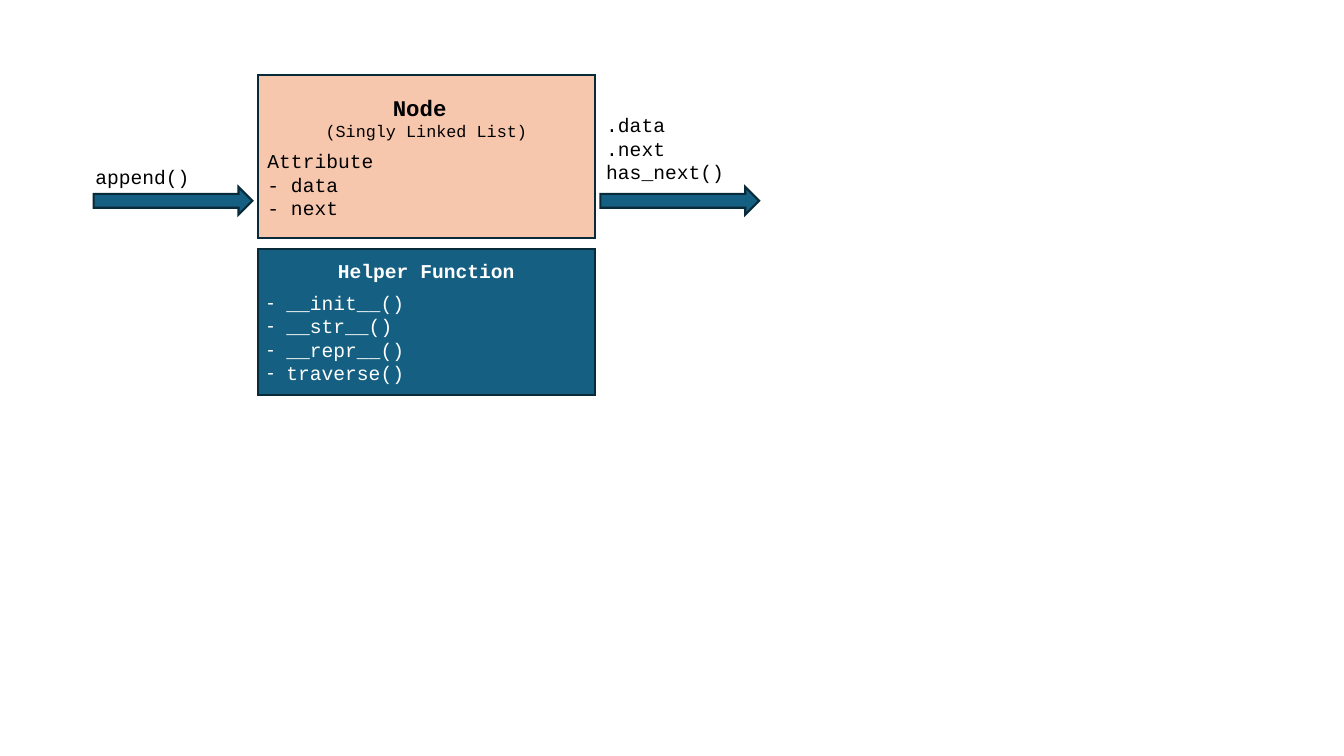
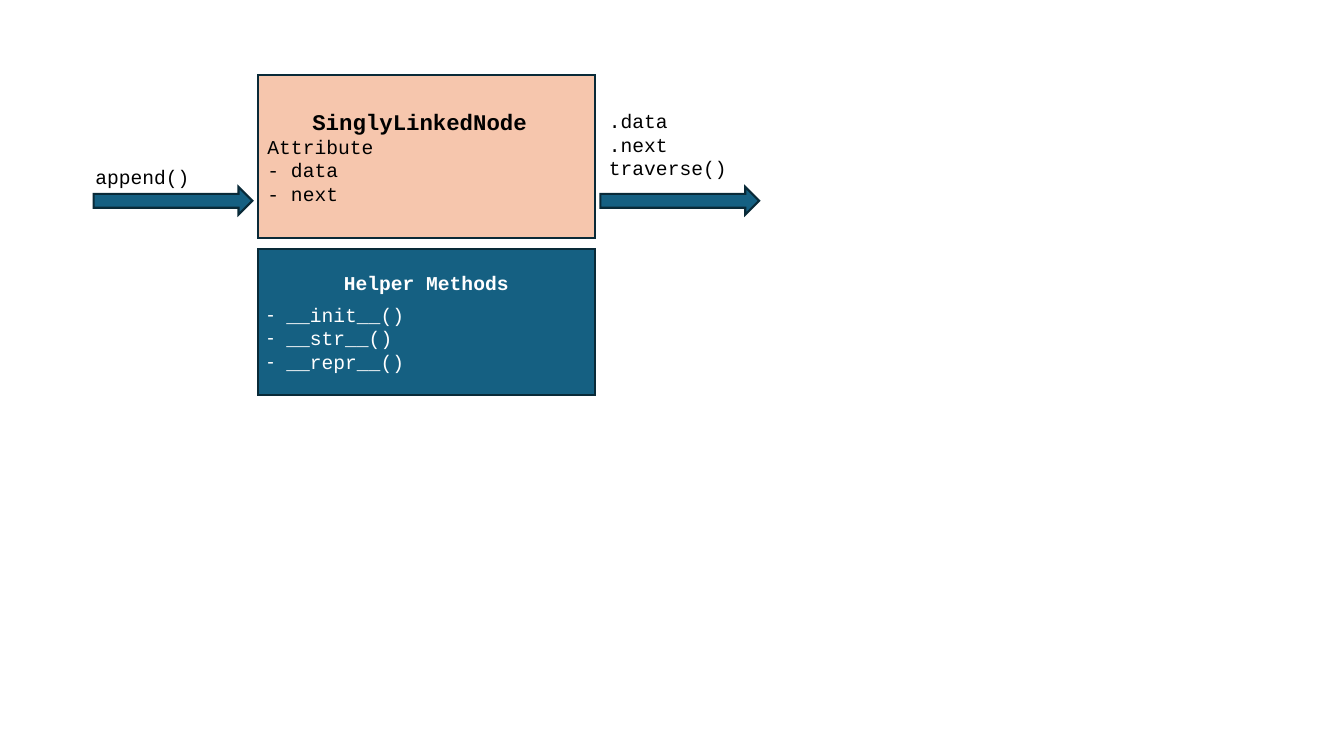
Before and after one commit to mingfujacky/Lecture-DSA-2.0, a slide deck: slide 1 of asset/ppt/ch04.pptx. Drawn at 1344x756 pixels with LibreOffice and Linux fonts; fonts in the diff are those of the drawing. Boxes give left, top, right and bottom in pixels: in the first picture for what was removed or moved away, otherwise in the second. Text is boxed around its words. In the diff, an @@ line names an element or a change of style, - is before the commit and + after.

```diff
--- a/asset/ppt/ch04.pptx
+++ b/asset/ppt/ch04.pptx
@@ text in rectangle at [312,114,526,135]: text changed; size 12 to 16 pt; bold on @@
-Node
-(Singly Linked List)
+SinglyLinkedNode
@@ text at [609,162,727,179]: text changed @@
-has_next()
+traverse()
@@ text in rectangle at [344,276,508,294]: text changed @@
-Helper Function
+Helper Methods
@@ text in rectangle at [286,367,404,384]: paragraph removed @@
-– traverse()
```
Also in this commit, not shown: 1 slide added, 9 other files.
